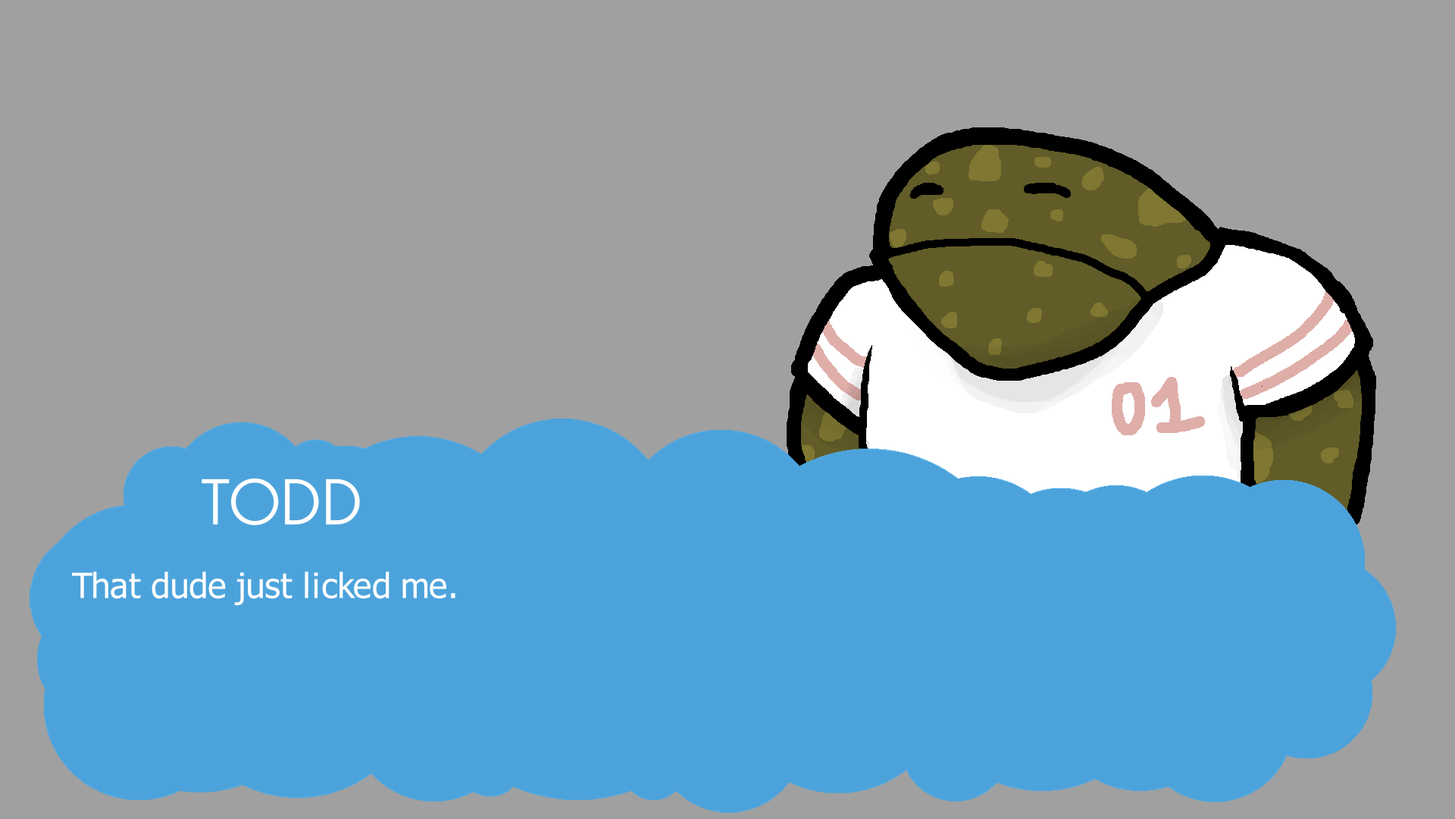
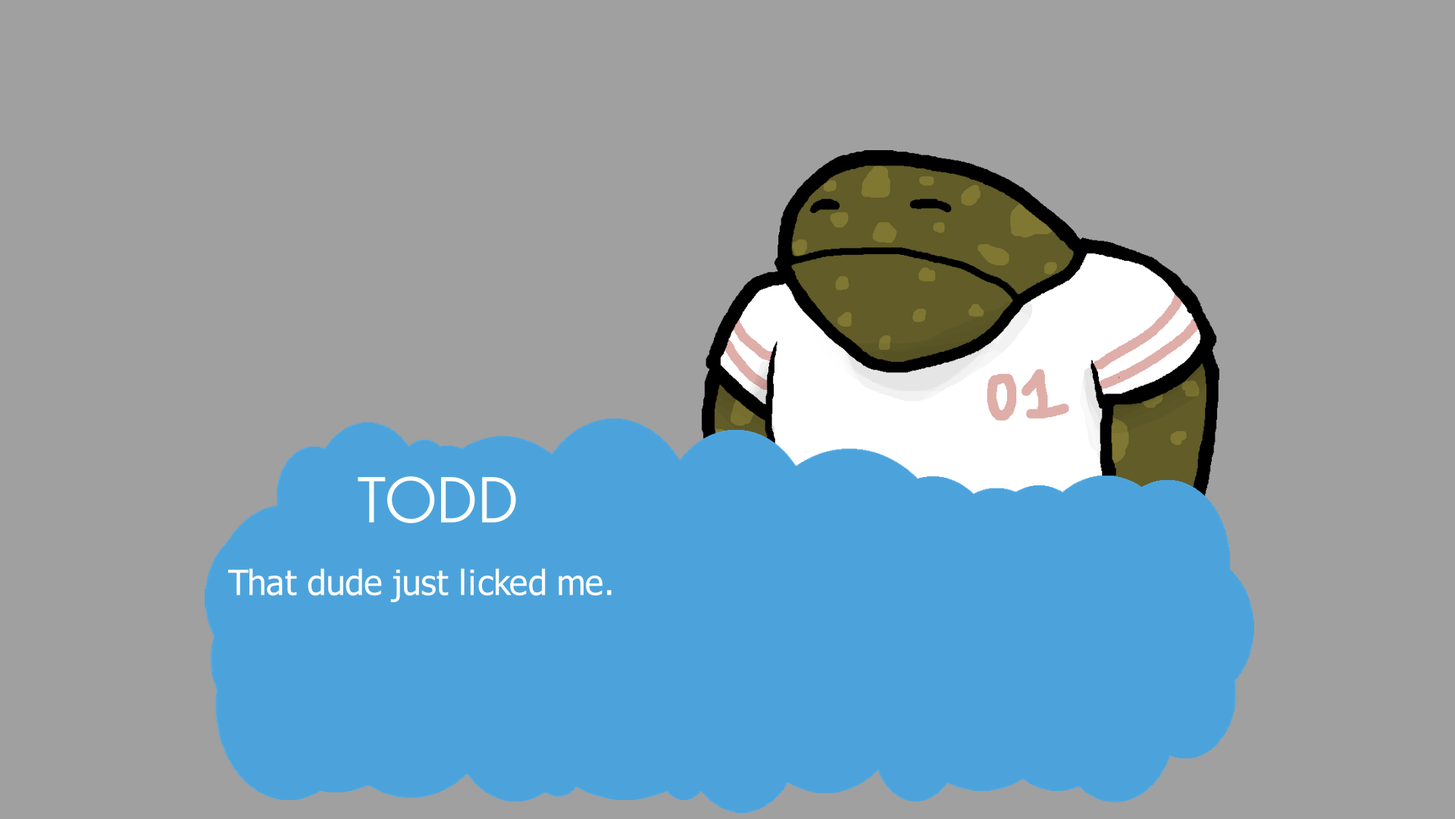
Before/after of a 1455px x 819px layered artwork. What changed in the layer stack:
added group "Group 3" with 2 layers above "Paint Layer 1" over left=204, top=391, right=1272, bottom=813
added layer "Bubble" in group "Group 3" over left=204, top=391, right=1272, bottom=813
hid "Paint Layer 1", painted on it over left=29, top=339, right=1397, bottom=813
painted on "Shadow" over left=679, top=127, right=1397, bottom=680
painted on "Lines" over left=679, top=127, right=1397, bottom=680
painted on "Color" over left=679, top=127, right=1380, bottom=583
painted on "Background" (1st of 2) over left=29, top=127, right=1397, bottom=813
